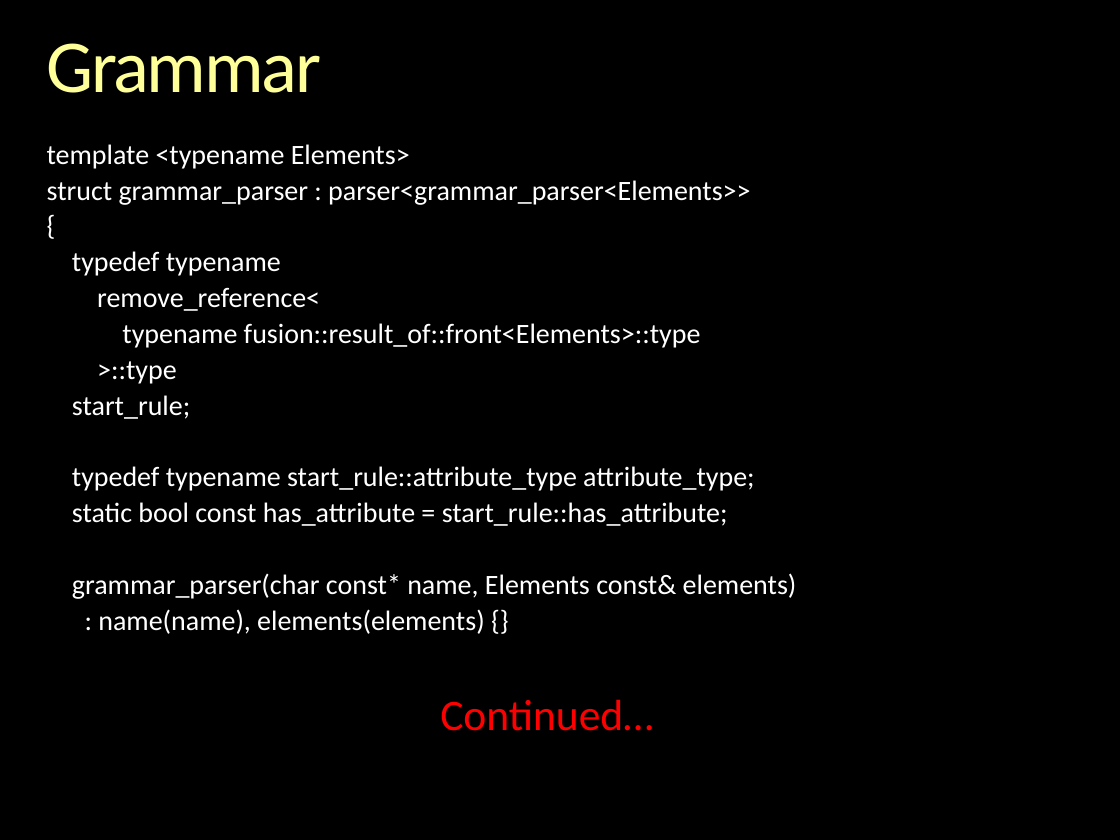
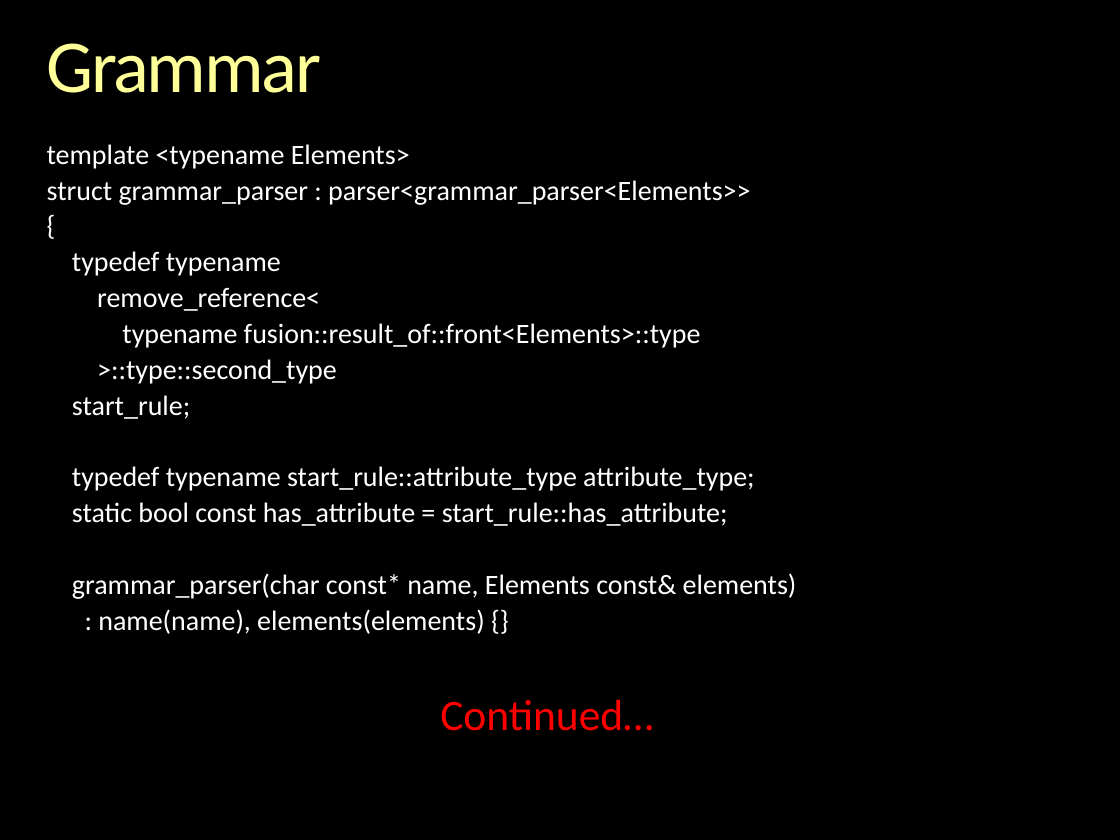
Before and after one commit to boostorg/spirit, a slide deck: slide 106 of libs/spirit/doc/cppnow_2013/Inside Spirit X3.pptx. Drawn at 1120x840 pixels with LibreOffice and Linux fonts; fonts in the diff are those of the drawing; background and template pictures are left out. Boxes give left, top, right and bottom in pixels: in the first picture for what was removed or moved away, otherwise in the second. Text is boxed around its words. In the diff, an @@ line names an element or a change of style, - is before the commit and + after.

```diff
--- a/libs/spirit/doc/cppnow_2013/Inside Spirit X3.pptx
+++ b/libs/spirit/doc/cppnow_2013/Inside Spirit X3.pptx
@@ text at <box>97,359,337,384</box>: text changed @@
->::type
+>::type::second_type
```
Also in this commit, not shown: 2 other slides changed, 3 slides added.
